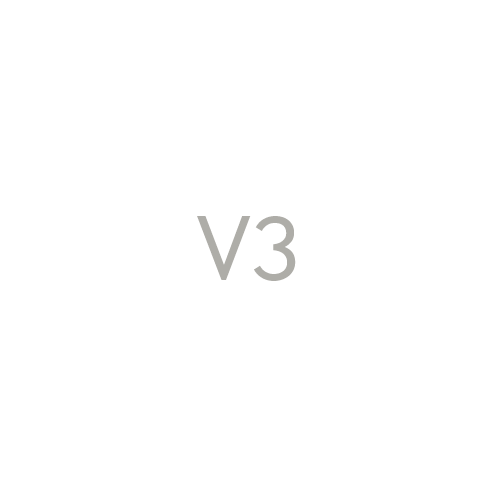
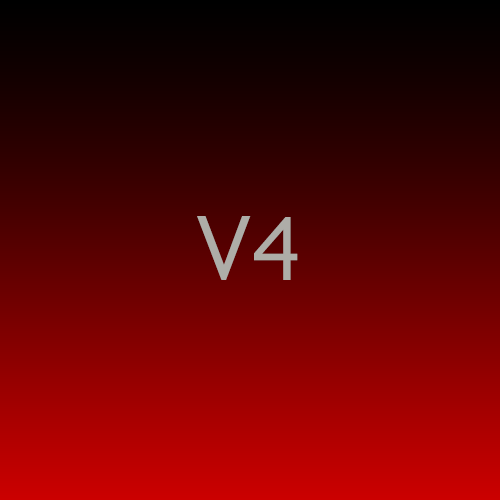
Two versions of the same layered image (500 × 500). Layer-by-layer changes:
added layer "V1" in group "Layer" over box(197, 216, 298, 280)
renamed "V1" to "Rectangle", painted on it, masked it over box(0, 0, 500, 500)
